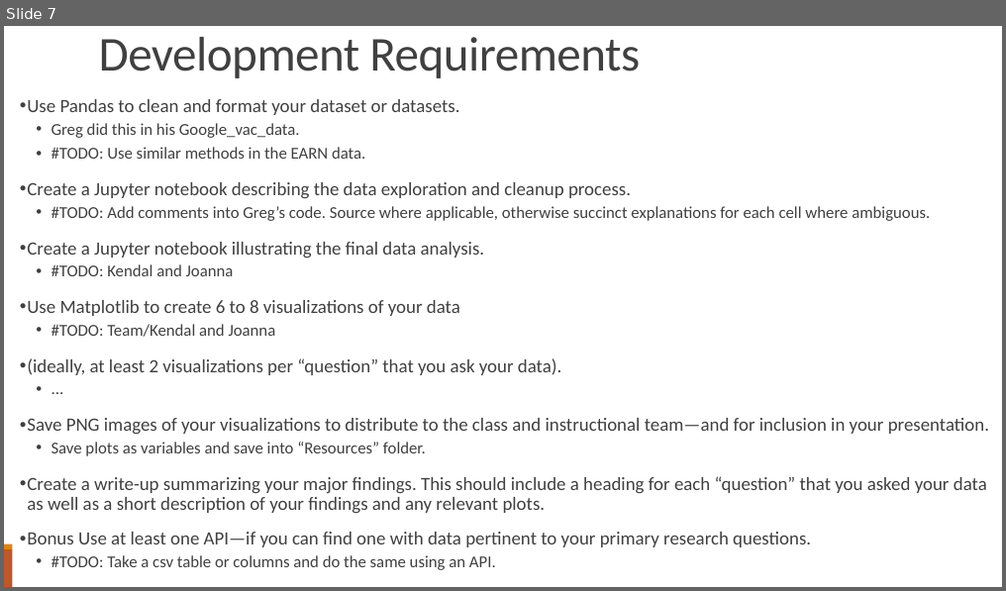
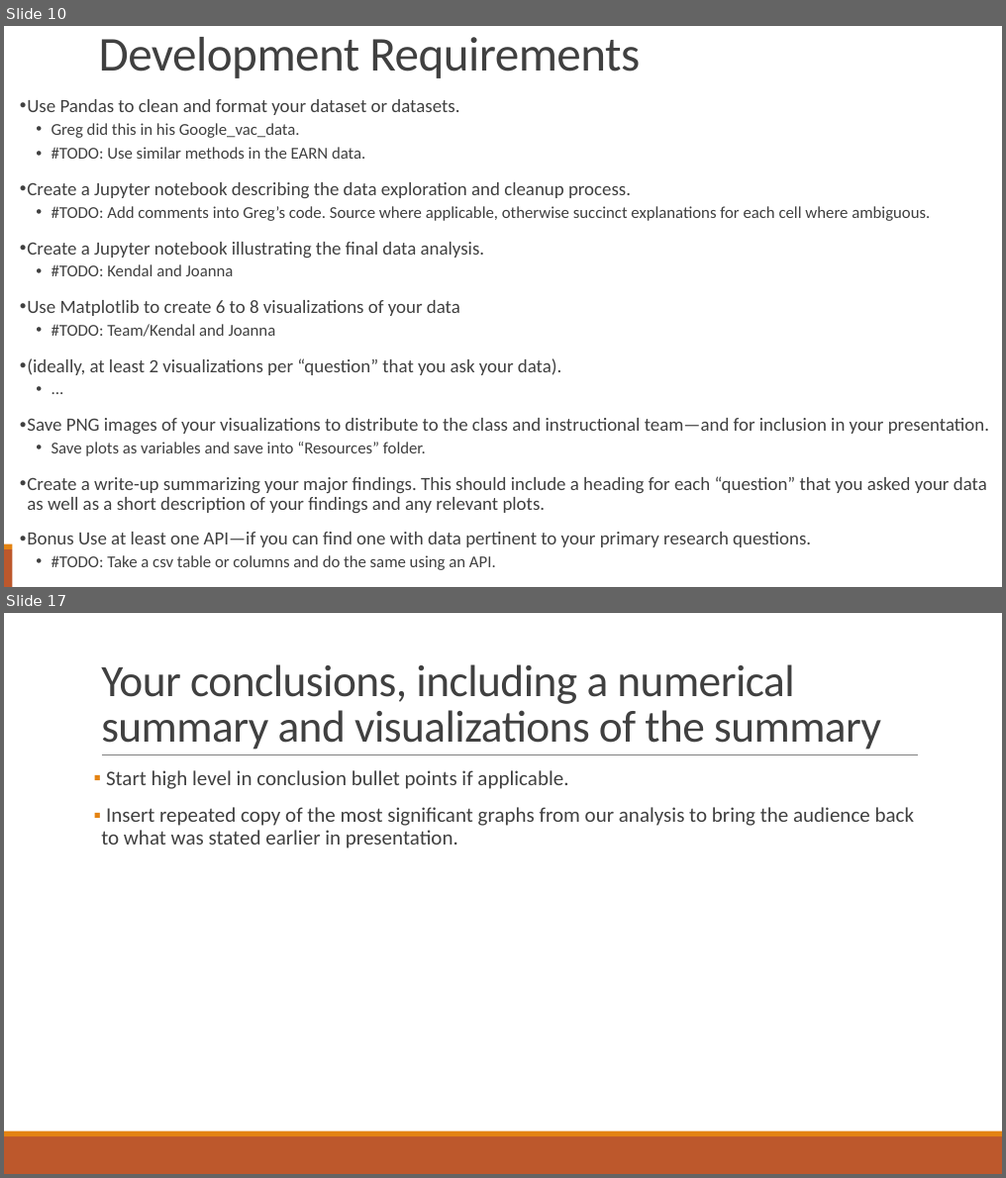
Before and after one commit to Evdawg/Project_1_Covid_Data, a slide deck: Project notes.pptx. Shown one above the other, each under a label of ours: slide 7 before the commit, slides 10 and 17 after it; the slides between them are not shown. The pictures are 1006x591 and 1006x1178 pixels, drawn with LibreOffice and Linux fonts; fonts in the diff are those of the drawing. Boxes give left, top, right and bottom in pixels: in the first picture for what was removed or moved away, otherwise in the second. Text is boxed around its words. In the diff, an @@ line names an element or a change of style, - is before the commit and + after.

```diff
--- a/Project notes.pptx
+++ b/Project notes.pptx
@@ slide 17 added at box(4, 613, 1002, 1174), background #FFFFFF; not listed: 2 template elements that a slide beside it also shows @@
@@ title added at box(101, 664, 881, 750), 43.2 pt, text #404040 @@
+Your conclusions, including a numerical summary and visualizations of the summary
@@ line added from (102, 756) to (918, 756), #808080 0.5 pt @@
@@ text added at box(101, 770, 915, 849), 20 pt, text #404040 @@
+▪ Start high level in conclusion bullet points if applicable.
+▪ Insert repeated copy of the most significant graphs from our analysis to bring the audience back to what was stated earlier in presentation.
@@ what was slide 7 is now slide 10 @@
```
Also in this commit, not shown: 3 slides changed, 6 other slides added.
